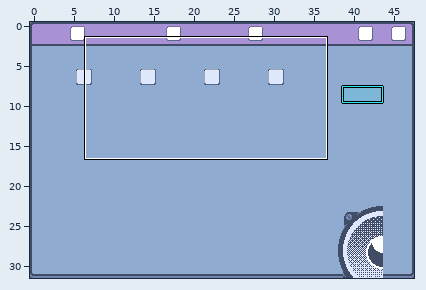
One commit to this LDtk project: tiny-cli/src/main/resources/sfx/tiny-music-editor.ldtk. Above: a wide view before the commit, with the close-up outlined.
Close-up. Old version:
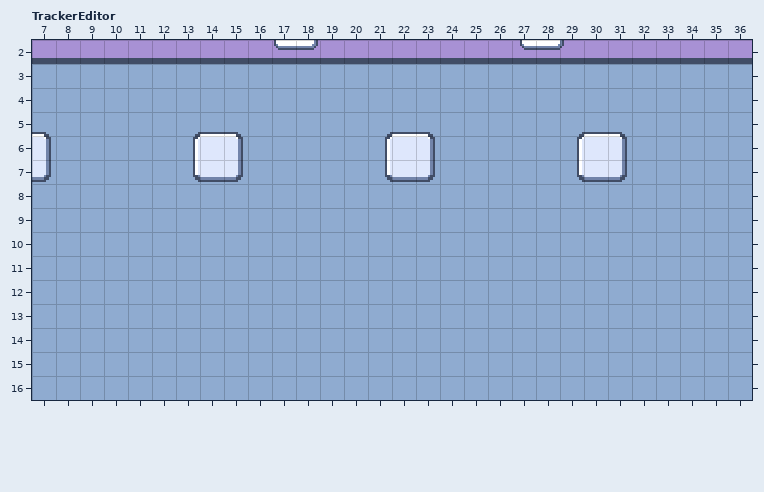
Cells are 8x8 px. Shown: TrackerEditor x 7..36, y 2..16.
Now the later version:
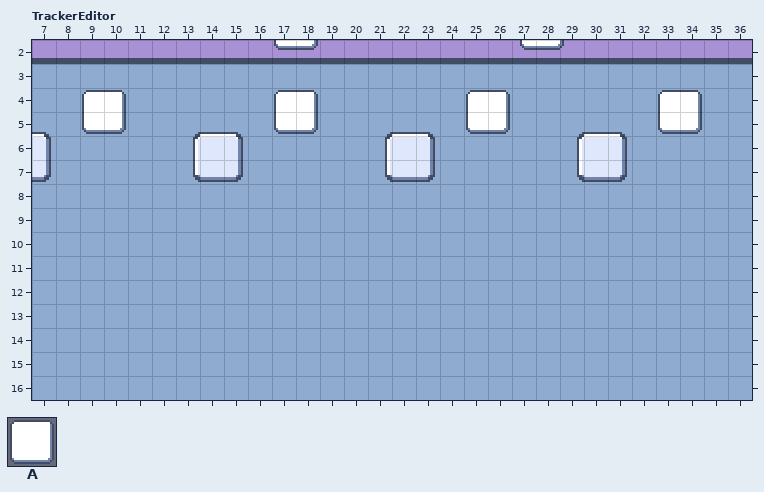
Key: from "Sprite_sheet": A 3.
Objects are placed by their top-left corner, in cells (3,4 is the top-left corner of cell 3,4); size is 1x1 cell unless given.
Commit: Use the duration in the tracker.
Difference:
--- layer "Widgets"
+A "TextButton" at 9,4 size 2x2
+A "TextButton" at 17,4 size 2x2
+A "TextButton" at 25,4 size 2x2
+A "TextButton" at 33,4 size 2x2
